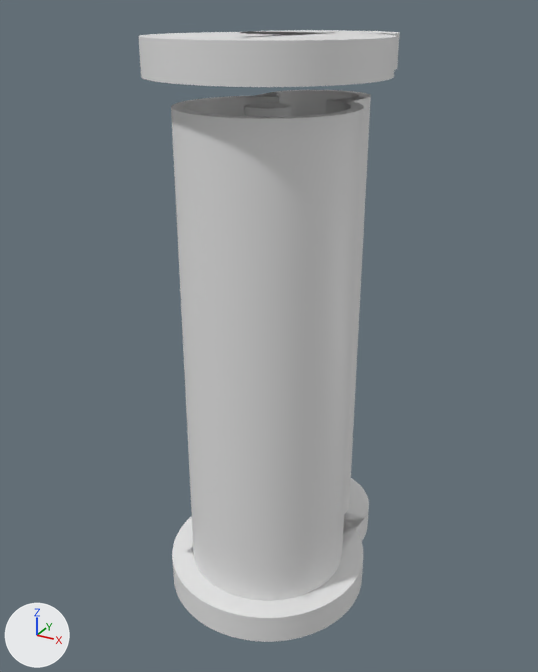
Renders of the Blender file attachment-mount/attachement-mount.blend from each side of a commit.
Rendered twice from a camera (50 mm lens) standing at (5.19, -9.4, 8.83) and looking at (-0.2, 0.4, 3.93). The axes (+X, +Y, +Z) are drawn at lower left. The lights are the same throughout.

Objects in the first picture: '1 Inch', '5/8 Inch', 'Cap 1 Inch Cylinder', 'Cap 5/8 Inch Cylinder', 'Cap Top 1 Inch Cylinder', 'Cap Top 5/8 Inch Cylinder', 'Cap Top Straight Extension', 'M5 Ruthex', 'Straight Extension'.
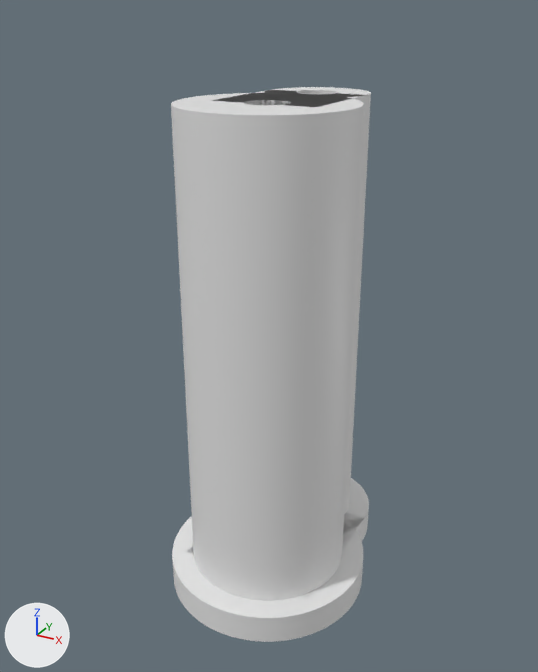
ob_1_inch__hole is not drawn itself; it is used by a modifier of ob_1_inch, ob_5_8_inch, ob_straight_extension.
ob_5_8_inch__hole is not drawn itself; it is used by a modifier of ob_1_inch, ob_5_8_inch, ob_straight_extension.
ob_m5_screw_hole is not drawn itself; it is used by a modifier of ob_straight_extension, ob_cap_top_straight_extension.

Changed parts and their boxes (x1, y1, x2, y2) in the pictures (538 x 672 px; the box of a moved part takes in the faces that stretch with it):
'1 Inch', reshaped, mesh rescaled, modifiers changed: before (171, 95, 364, 601); after (171, 93, 364, 601)
'Cap Top 1 Inch Cylinder', deleted: before (139, 32, 397, 87)
'5/8 Inch', reshaped, mesh rescaled, modifiers changed: before (264, 90, 371, 512); after (264, 87, 371, 512)
'Straight Extension', reshaped, mesh rescaled, modifiers changed (28% wider): before (246, 92, 367, 514); after (212, 90, 367, 514)
'M5 Ruthex', hidden: before (244, 103, 291, 117)
'Cap Top Straight Extension', added, hidden: before (165, 31, 395, 37)
'Cap Top 5/8 Inch Cylinder', deleted: before (241, 30, 400, 70)
part 1 of me_cylinder_006, moved or reshaped: before (244, 103, 291, 117); after (244, 90, 339, 105)
part 4 of me_cube, moved or reshaped: before (254, 92, 367, 112); after (212, 90, 367, 112)

Patch to the scene script:
```diff
--- a/attachment-mount/attachement-mount.blend.py
+++ b/attachment-mount/attachement-mount.blend.py
@@ me_cylinder_006 @@
 me_cylinder_006.from_pydata(...)  # 128 vertices, 66 faces; spans x -1.0..1.0, y -1.0..1.0, z -2.0..0.0
 # used by ob_m5_ruthex; location = (0.0, 0.0, 7.6); scale = (0.32, 0.32, 0.55)
+# me_cylinder_006 part 1: the whole mesh is scaled about the mesh origin by (0.33, 0.33, 0.6)
@@ me_cylinder @@
 me_cylinder.from_pydata(...)  # 256 vertices, 130 faces; spans x -1.33..1.33, y -1.33..1.33, z 0.0..7.6
+# me_cylinder part 2: the whole mesh is multiplied about the mesh origin by the matrix ((1.0, 0.0, 0.0), (0.0, 1.0, 0.0), (0.0, 0.0, 1.005))
@@ me_cylinder_002 @@
 me_cylinder_002.from_pydata(...)  # 256 vertices, 130 faces; spans x -0.82..0.82, y -0.82..0.82, z 0.0..7.6
+# me_cylinder_002 part 3: the whole mesh is multiplied about the mesh origin by the matrix ((1.0, 0.0, 0.0), (0.0, 1.0, 0.0), (0.0, 0.0, 1.005))
@@ me_cube @@
 me_cube.from_pydata(...)  # 8 vertices, 6 faces; spans x -0.82..0.82, y -1.76..0.0, z 0.0..7.6
+# me_cube part 4
+for i in [1, 3, 5, 7]: me_cube.vertices[i].co += Vector((0.0, 0.0, 0.04))
@@ me_cube_005 @@
-me_cube_005.from_pydata(...)  # 8 vertices, 6 faces; spans x -1.2..1.2, y -2.4..0.0, z 0.0..0.5
+me_cube_005.from_pydata(...)  # 360 vertices, 358 faces; spans x -1.2..1.2, y -3.94..0.0, z 0.0..5.01
+# me_cube_005 part 5: 4 vertices moved from x -1.2..1.2, y -2.4, z 0.0..0.5 to x -1.2..1.2, y -2.46, z 0.0..0.5; 352 vertices added at x -1.2..1.2, y -3.94..-2.34, z 0.01..5.01
@@ ob_m5_ruthex @@
 ob_m5_ruthex = bpy.data.objects.new('M5 Ruthex', me_cylinder_006)
-ob_m5_ruthex.location = (0.0, 0.0, 7.6)
-ob_m5_ruthex.scale = (0.32, 0.32, 0.55)
+ob_m5_ruthex.location = (0.0, 0.0, 7.64)
+_m = ob_m5_ruthex.modifiers.new('Array', 'ARRAY')
+_m.use_constant_offset = True
+_m.constant_offset_displace = (0.0, 1.6, 0.0)
+_m.use_relative_offset = False
+ob_m5_ruthex.hide_set(True)
@@ ob_1_inch__hole @@
-ob_1_inch__hole = bpy.data.objects.new('1 Inch (hole)', me_cylinder_001)
@@ ob_1_inch @@
 ob_1_inch.location = (0.0, 0.0, 0.0)
-_m = ob_1_inch.modifiers.new('Boolean', 'BOOLEAN')
-_m.object = ob_1_inch__hole
 _m = ob_1_inch.modifiers.new('Boolean.001', 'BOOLEAN')
-_m = ob_1_inch.modifiers.new('Boolean.002', 'BOOLEAN')
-_m.object = ob_5_8_inch__hole
+_m.object = ob_m5_ruthex
@@ ob_5_8_inch @@
 ob_5_8_inch.location = (0.0, 1.6, 0.0)
-_m = ob_5_8_inch.modifiers.new('Boolean', 'BOOLEAN')
-_m.object = ob_1_inch__hole
-_m = ob_5_8_inch.modifiers.new('Boolean.001', 'BOOLEAN')
-_m.object = ob_5_8_inch__hole
+_m = ob_5_8_inch.modifiers.new('Boolean.002', 'BOOLEAN')
+_m.object = ob_m5_ruthex
@@ ob_5_8_inch__hole @@
-ob_5_8_inch__hole = bpy.data.objects.new('5/8 Inch (hole)', me_cylinder_003)
@@ ob_straight_extension @@
 ob_straight_extension.location = (0.0, 1.6, 0.0)
+_m = ob_straight_extension.modifiers.new('Boolean.001', 'BOOLEAN')
+_m.object = ob_m5_ruthex
 _m = ob_straight_extension.modifiers.new('Boolean', 'BOOLEAN')
-_m.object = ob_1_inch__hole
-_m = ob_straight_extension.modifiers.new('Boolean.001', 'BOOLEAN')
-_m.object = ob_5_8_inch__hole
+_m.object = ob_m5_screw_hole
@@ ob_cap_top_1_inch_cylinder @@
-ob_cap_top_1_inch_cylinder = bpy.data.objects.new('Cap Top 1 Inch Cylinder', me_cylinder_010)
@@ ob_cap_top_5_8_inch_cylinder @@
-ob_cap_top_5_8_inch_cylinder = bpy.data.objects.new('Cap Top 5/8 Inch Cylinder', me_cylinder_011)
@@ ob_cap_top_straight_extension @@
 ob_cap_top_straight_extension = bpy.data.objects.new('Cap Top Straight Extension', me_cube_005)
-ob_cap_top_straight_extension.location = (0.0, 1.6, 8.0)
+ob_cap_top_straight_extension.location = (0.0, 2.7, 8.0)
+ob_cap_top_straight_extension.scale = (1.25, 1.63, 1.0)
+_m = ob_cap_top_straight_extension.modifiers.new('Boolean', 'BOOLEAN')
+_m.object = ob_m5_screw_hole
+ob_cap_top_straight_extension.hide_set(True)  # its collection is switched off
@@ ob_m5_screw_hole @@
+ob_m5_screw_hole = bpy.data.objects.new('M5 Screw Hole', me_cylinder_014)  # a 64-sided cylinder along z spanning x -0.25..0.25, y -0.25..0.25, z -1.2..0.0; modifiers ARRAY
+ob_m5_screw_hole.location = (0.0, 0.0, 9.0)
```
